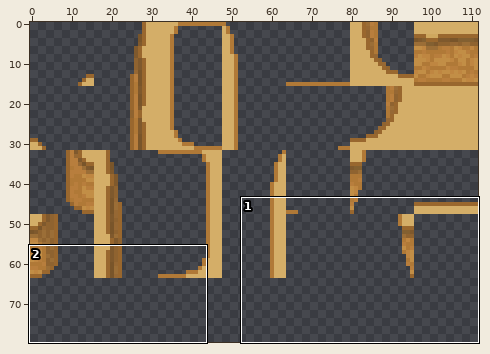
Two versions of one sprite sheet, zeldalike/dialogue_test/lower_walls.png. Above: a wide view before the commit, with the close-up outlined.
Close-up. Before:
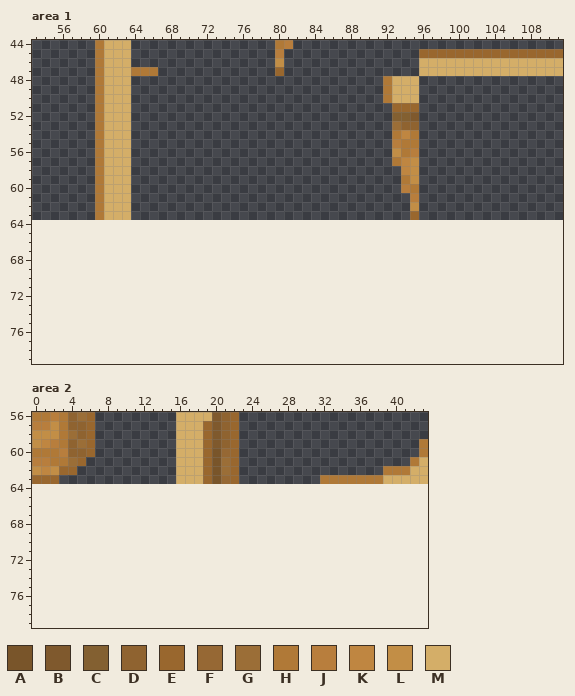
The file is 112x64 pixels. Colours within 5 levels of each other are drawn and written as one. Shown: area 1: x 53..111, y 44..79; area 2: x 0..43, y 56..79. The old version is drawn lined up with the new one, on the new canvas.
Palette (. is transparent): A #79552a  B #7f592d  C #836031  D #8f6330  E #99672e  F #966834  G #9b6e37  H #b07937  J #b87e3d  K #bf8641  L #c28e46  M #d4ae68
Pixels before, area 1, first column x 60:
44 HMMM................HJ..............................
45 HMMM................J...............EEEEEEEEEEEEEEEE
46 HMMM................L...............MMMMMMMMMMMMMMMM
47 HMMMHHH.............E...............MMMMMMMMMMMMMMMM
48 HMMM............................HMMM................
49 HMMM............................HMMM................
50 HMMM............................HMMM................
51 HMMM.............................EEE................
52 HMMM.............................CCB................
53 HMMM.............................GDD................
54 HMMM.............................HKH................
55 HMMM.............................JHH................
56 HMMM.............................LHJ................
57 HMMM.............................HKL................
58 HMMM..............................KL................
59 HMMM..............................HL................
60 HMMM..............................JH................
61 HMMM...............................J................
62 HMMM...............................L................
63 HMMM...............................E................
Pixels before, area 2, first column x 0:
56 HHJHDGE.........MMMMBDE.....................
57 JJLHDDE.........MMMEBDE.....................
58 LLLHGDE.........MMMEBDE.....................
59 LKJHDGE.........MMMEBDE....................H
60 HHHJDDE.........MMMEAFE....................H
61 JJHHGE..........MMMEAGE...................HM
62 LKLEE...........MMMEAGE................HHHMM
63 EEE.............MMMEAFE.........HHHHHHHMMMMM
After:
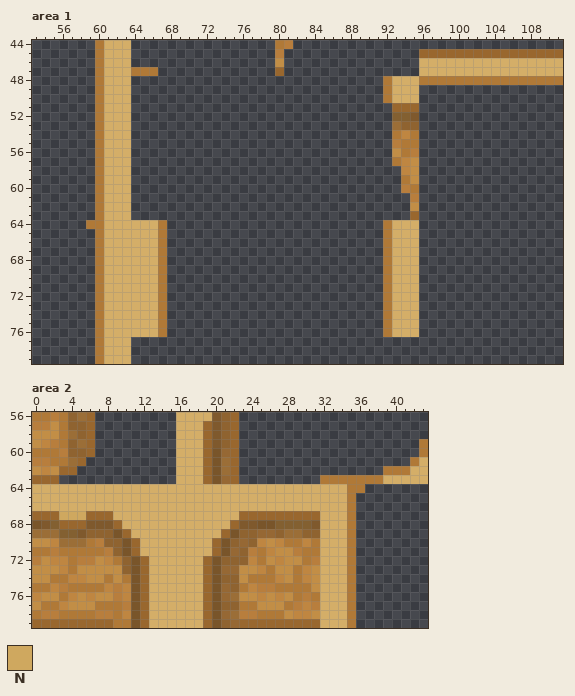
Colours new in this view: N #cfa85f
Diff:
canvas 112x64 -> 112x80
Area 1:
Colour H now appears in row 48 at x 96 to 111; in row 64 at x 59 to 60, 67 and 92; in rows 65 to 76 at x 60, 67 and 92; in rows 77 to 79 at x 60.
Colour M now appears in rows 64 to 76 at x 61 to 66 and 93 to 95; in rows 77 to 79 at x 61 to 63.
Area 2:
Colour A now appears in row 68 at x 0 and 25 to 26; in row 69 at x 9 and 22; in rows 70 to 71 at x 10 and 21; in rows 72 to 79 at x 11 and 20.
Colour B now appears in row 68 at x 1, 6 to 8, 23 to 24 and 31; in row 69 at x 5.
Colour C now appears in row 68 at x 2 and 27 to 30; in row 69 at x 3 to 4.
Colour D now appears in row 69 at x 6 to 8, 23 to 24, 27 and 30 to 31; in row 70 at x 8 to 9, 22 and 24; in row 71 at x 9 and 23; in row 72 at x 10 and 21 to 23; in row 73 at x 10; in row 74 at x 21 to 22.
Colour D now appears in row 75 at x 22; in row 77 at x 21 to 22; in row 79 at x 21.
Colour E now appears in row 67 at x 0 to 2, 6 to 8 and 23 to 31; in row 68 at x 3 to 5, 9 and 22; in row 69 at x 10 and 21; in rows 70 to 71 at x 11 and 20; in rows 72 to 78 at x 12 and 19; in row 79 at x 0 to 8, 12, 19 and 23 to 31.
Colour F now appears in row 69 at x 25 to 26; in row 70 at x 23; in row 71 at x 22; in row 73 at x 21 to 22; in rows 75 to 76 at x 21; in row 78 at x 21.
Colour F now appears in row 79 at x 22.
Colour G now appears in row 69 at x 0 to 2 and 28 to 29; in row 70 at x 3 to 5; in row 76 at x 22; in row 78 at x 22.
Colour H now appears in row 64 at x 35 to 36; in rows 65 to 69 at x 35; in row 70 at x 6, 28 to 29, 31 and 35; in row 71 at x 0 to 1, 3 to 7, 25, 30 to 31 and 35; in row 72 at x 4, 9, 25, 30 and 35; in row 73 at x 4, 26, 29 and 35.
Colour H now appears in row 74 at x 2 to 3, 8, 10, 24 to 26, 29 and 35; in row 75 at x 0 to 1, 4 to 7, 23, 27 to 30 and 35; in row 76 at x 3, 29, 31 and 35; in row 77 at x 1 to 2, 7 to 9, 23 to 24, 28 and 35; in row 78 at x 0, 3 to 6, 9, 25 to 27 and 35; in row 79 at x 9 to 10 and 35.
Colour J now appears in row 70 at x 7; in row 71 at x 2, 8, 24 and 29; in row 72 at x 0, 5 to 6 and 31; in row 75 at x 3, 9 and 25 to 26; in row 76 at x 9 and 30; in row 77 at x 10, 29 and 31.
Colour J now appears in row 78 at x 1 to 2, 7 to 8 and 23 to 24.
Colour K now appears in row 70 at x 2, 25, 27 and 30; in row 71 at x 26; in row 72 at x 2 to 3, 8, 24 and 27; in row 73 at x 3, 25 and 30; in row 74 at x 4 to 5, 27 and 30; in row 75 at x 2, 8, 10 and 24.
Colour K now appears in row 76 at x 0, 4, 6, 10, 25 and 27; in row 77 at x 3 and 30; in row 78 at x 10 and 29 to 30.
Colour L now appears in row 70 at x 0 to 1 and 26; in row 71 at x 27 to 28; in row 72 at x 1, 7, 26 and 28 to 29; in row 73 at x 0 to 2, 5 to 9, 23 to 24, 27 to 28 and 31; in row 74 at x 0 to 1, 6 to 7, 9, 23, 28 and 31; in row 75 at x 31.
Colour L now appears in row 76 at x 1 to 2, 5, 7 to 8, 23 to 24, 26 and 28; in row 77 at x 0, 4 to 6 and 25 to 27; in row 78 at x 28 and 31.
Colour M now appears in rows 64 to 66 at x 0 to 34; in row 67 at x 9 to 22 and 32 to 34; in row 68 at x 10 to 21 and 32 to 34; in row 69 at x 11 to 20 and 32 to 34; in rows 70 to 71 at x 12 to 19 and 32 to 34; in rows 72 to 79 at x 13 to 18 and 32 to 34.
Colour N now appears in row 67 at x 3 to 5.
Changed places in both close-ups, as pixel boxes (x1, y1, x2, y2):
added: (419, 76, 563, 85)
added: (86, 220, 167, 364)
added: (383, 220, 419, 337)
added: (32, 484, 365, 628)
